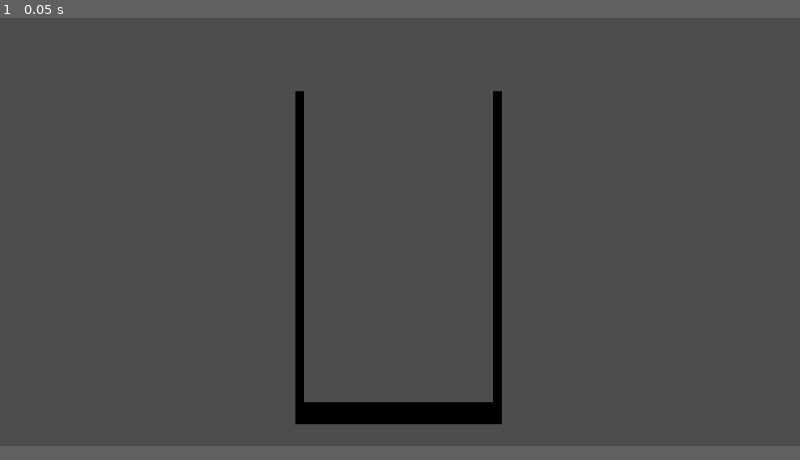
Above: before the commit, frame 1.
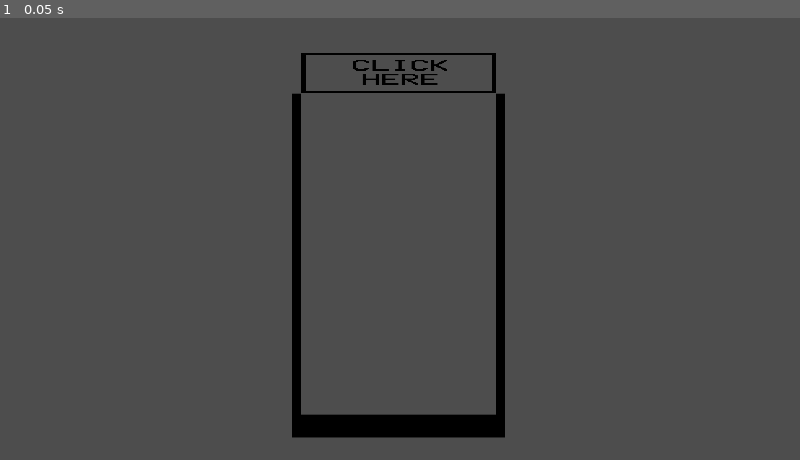
Above: after the commit, the same moment.

Repository: Treszyk/suika_game_clone
Game: Godot game, scene res://source/main_ui.tscn
Two runs of this game, one before a commit and one after it. Both use one fixed random seed, a clock stepped at 60 frames per second and the inputs below.
Inputs:
- Up to frame 1 (0.05 s): no input
The window is 800x436 before the commit and 800x450 after it. Grey fills any space a smaller window leaves; there, only what the larger window draws over its background counts as a difference.

The runs differ from the first frame. In frame 1, 3.3% of the frame differs, in the area x 36-64%, y 7-96%.

Commit message:
Now ball spawning can only happen inside a specific area

Diff:
--- a/project/project.godot
+++ b/project/project.godot
@@ -17,13 +17,15 @@
 
 [display]
 
-window/size/viewport_width=1980
+window/size/viewport_width=1920
 window/size/viewport_height=1080
 window/size/mode=2
 window/stretch/mode="canvas_items"
 window/stretch/aspect="expand"
+window/handheld/orientation=1
 
 [rendering]
 
 renderer/rendering_method="gl_compatibility"
 renderer/rendering_method.mobile="gl_compatibility"
+textures/vram_compression/import_etc2_astc=true
--- /dev/null
+++ b/project/source/SpawnArea.gd
@@ -0,0 +1,35 @@
+extends Area2D
+
+# Define a signal for when the area is clicked
+signal area_clicked
+@onready var col = $CollisionShape2D
+@onready var hover_sprite = $Sprite2D
+var mouse_inside = false
+func _ready():
+	set_process_input(true)
+
+func _input_event(_viewport, event, _shape_idx):
+	if event is InputEventMouseButton:
+		if event.button_index == MOUSE_BUTTON_LEFT and event.pressed:
+			if true:
+				print("Mouse clicked inside Area2D!")
+				# Emit the signal to notify the parent node
+				emit_signal("area_clicked")
+
+
+
+func _on_mouse_entered():
+	print_debug('entered')
+	mouse_inside = true
+
+func _on_mouse_exited():
+	print_debug('exited')
+	mouse_inside = false
+
+
+func _process(_delta):
+	if mouse_inside:
+		hover_sprite.visible = true  # Show the hover sprite
+		hover_sprite.position = get_local_mouse_position()  # Update sprite position to mouse
+	else:
+		hover_sprite.visible = false  # Hide the hover sprite when outside
--- a/project/source/ball.gd
+++ b/project/source/ball.gd
@@ -14,7 +14,8 @@
 func _ready():
 	set_tier(tier)  # Initialize the ball with the default tier
 	tier_text.add_text(String.num_int64(tier))
-	var scale_factor = 1 + (tier - 1)
+	var scale_factor = 2 + (tier - 1)
+	print_debug(scale_factor)
 	collision_shape.scale = Vector2(scale_factor, scale_factor)
 	this_body.mass = 2*(tier*tier)
 
@@ -23,8 +24,6 @@
 	tier = tier_value
 
 	# Scale the entire Ball node (Node2D) based on its tier
-	var scale_factor = 1 + (tier - 1) * 0.2
-	self.scale = Vector2(scale_factor, scale_factor)
 
 	# Optionally change the sprite texture based on the tier (if you have different textures)
 	#sprite.texture = load("res://textures/ball_tier_%d.png" % tier)
@@ -39,7 +38,7 @@
 
 		# Create a new ball of the next tier
 		var new_ball = preload("res://source/ball.tscn").instantiate()  # Assuming BallScene is preloaded
-		new_ball.global_position = this_body.global_position  # Place the new ball at the same position
+		new_ball.global_position = other_ball.global_position  # Place the new ball at the same position
 		new_ball.set_tier(new_tier)
 		get_parent().add_child(new_ball)
 		print_debug(new_ball.tier, new_ball.position)
--- a/project/source/basket.tscn
+++ b/project/source/basket.tscn
@@ -1,6 +1,12 @@
-[gd_scene load_steps=2 format=3 uid="uid://cq5lnrhshp2nw"]
+[gd_scene load_steps=4 format=3 uid="uid://cq5lnrhshp2nw"]
 
 [ext_resource type="Texture2D" uid="uid://b3o6sw21ppp5a" path="res://source/basket.png" id="1_ywngw"]
+
+[sub_resource type="RectangleShape2D" id="RectangleShape2D_ogkhk"]
+size = Vector2(9.62802, 364.114)
+
+[sub_resource type="RectangleShape2D" id="RectangleShape2D_h4xpg"]
+size = Vector2(262.582, 19.1904)
 
 [node name="StaticBody2D2" type="StaticBody2D"]
 position = Vector2(990, 426)
@@ -10,3 +16,15 @@
 position = Vector2(-1.31291, 41.5755)
 scale = Vector2(0.486849, 1.25786)
 texture = ExtResource("1_ywngw")
+
+[node name="CollisionShape2D" type="CollisionShape2D" parent="."]
+position = Vector2(-108.534, 33.2604)
+shape = SubResource("RectangleShape2D_ogkhk")
+
+[node name="CollisionShape2D2" type="CollisionShape2D" parent="."]
+position = Vector2(105.908, 33.2604)
+shape = SubResource("RectangleShape2D_ogkhk")
+
+[node name="CollisionShape2D3" type="CollisionShape2D" parent="."]
+position = Vector2(-3.93878, 196.466)
+shape = SubResource("RectangleShape2D_h4xpg")
--- a/project/source/main_ui.gd
+++ b/project/source/main_ui.gd
@@ -3,15 +3,14 @@
 # Preload the Ball scene
 var BallScene = preload("res://source/ball.tscn")
 @onready var basket = $StaticBody2D2
+@onready var area2d = $StaticBody2D2/Area2D  # Adjust the path according to your scene tree
+@onready var basket_sprite = $StaticBody2D2/Sprite2D
 # Input function to spawn balls on click
-func _input(event):
-	if event is InputEventMouseButton and event.button_index == MOUSE_BUTTON_LEFT and event.pressed:
-		spawn_ball(event.position)
 
 # Function to spawn a new ball
-func spawn_ball(position: Vector2):
+func spawn_ball():
 	var new_ball = BallScene.instantiate()
-	new_ball.position = position
+	new_ball.position = get_global_mouse_position()
 	#ew_ball.set_tier(1) # Start with tier 1
 	add_child(new_ball)
 
@@ -19,8 +18,25 @@
 	basket.position = Vector2(get_viewport_rect().size.x / 2, get_viewport_rect().size.y / 2)
 func _on_ready():
 	get_tree().get_root().size_changed.connect(resize_event)
-	if OS.has_feature("mobile"):
-		get_tree().root.content_scale_factor = 2
+	area2d.area_clicked.connect(spawn_ball)
+	if OS.has_feature("mobile") or OS.has_feature("web_android") or OS.has_feature("web_ios"):
+		get_tree().root.content_scale_factor = 3.0
 	elif OS.has_feature("pc"):
 		get_tree().root.content_scale_factor = 1
+	#get_tree().root.content_scale_factor = 1
+	#calculate_basket_size()
+	#get_tree().root.content_scale_factor = 3.0
 	resize_event()
+
+func calculate_basket_size():
+	var screen_size = Vector2(DisplayServer.window_get_size())
+	var default_screen_size = Vector2(1920,1080)
+	var def_width = 250/1920
+	var def_height = 650/1080
+	var new_basket_size = Vector2(0.50*screen_size.x, 0.9*screen_size.y)
+	var new_basket_scale = Vector2(new_basket_size.x/512, new_basket_size.y/512)
+	basket.scale = new_basket_scale
+	print_debug('aha', screen_size, default_screen_size, screen_size/default_screen_size, basket_sprite.texture.get_size()*basket_sprite.scale)
+func _process(_delta):
+	#calculate_basket_size()
+	pass
--- a/project/source/main_ui.tscn
+++ b/project/source/main_ui.tscn
@@ -1,7 +1,14 @@
-[gd_scene load_steps=3 format=3 uid="uid://bmmto14axrmjs"]
+[gd_scene load_steps=8 format=3 uid="uid://bmmto14axrmjs"]
 
 [ext_resource type="Script" path="res://source/main_ui.gd" id="1_fr8pn"]
 [ext_resource type="PackedScene" uid="uid://cq5lnrhshp2nw" path="res://source/basket.tscn" id="2_qu0gb"]
+[ext_resource type="Script" path="res://source/SpawnArea.gd" id="3_j4356"]
+[ext_resource type="Texture2D" uid="uid://vlrtueod035n" path="res://source/ball.png" id="4_8rbqm"]
+[ext_resource type="Texture2D" uid="uid://b5qrxxbuvjo73" path="res://CLICKABLEAREA.png" id="5_uffmr"]
+[ext_resource type="PackedScene" uid="uid://b7vv8ykstwo48" path="res://source/ball.tscn" id="6_jtkei"]
+
+[sub_resource type="RectangleShape2D" id="RectangleShape2D_lv3qr"]
+size = Vector2(458, 97)
 
 [node name="World" type="Node2D"]
 script = ExtResource("1_fr8pn")
@@ -9,4 +16,27 @@
 [node name="StaticBody2D2" parent="." instance=ExtResource("2_qu0gb")]
 position = Vector2(974, 495)
 
+[node name="Area2D" type="Area2D" parent="StaticBody2D2"]
+position = Vector2(-16.1926, -186.871)
+scale = Vector2(0.437637, 0.437637)
+script = ExtResource("3_j4356")
+
+[node name="CollisionShape2D" type="CollisionShape2D" parent="StaticBody2D2/Area2D"]
+position = Vector2(34, 38.5)
+shape = SubResource("RectangleShape2D_lv3qr")
+
+[node name="Sprite2D" type="Sprite2D" parent="StaticBody2D2/Area2D"]
+scale = Vector2(0.125, 0.125)
+texture = ExtResource("4_8rbqm")
+
+[node name="Sprite2D2" type="Sprite2D" parent="StaticBody2D2/Area2D"]
+position = Vector2(34.0001, 38.0002)
+scale = Vector2(0.669, 0.32)
+texture = ExtResource("5_uffmr")
+
+[node name="Ball" parent="." instance=ExtResource("6_jtkei")]
+position = Vector2(1015, -63)
+
 [connection signal="ready" from="." to="." method="_on_ready"]
+[connection signal="mouse_entered" from="StaticBody2D2/Area2D" to="StaticBody2D2/Area2D" method="_on_mouse_entered"]
+[connection signal="mouse_exited" from="StaticBody2D2/Area2D" to="StaticBody2D2/Area2D" method="_on_mouse_exited"]
Binary file added: project/CLICKABLEAREA.png
Not shown, added: project/CLICKABLEAREA.png.import
Not shown, changed: project/export_presets.cfg
